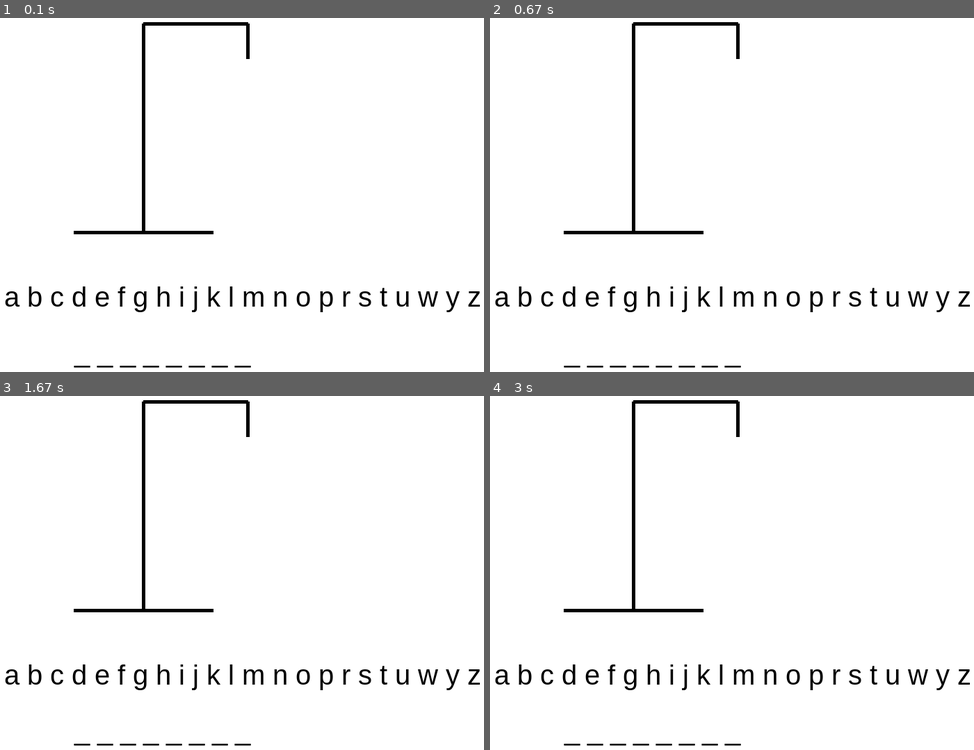
Above: before the commit, frames 1-4 (two rows, left to right).
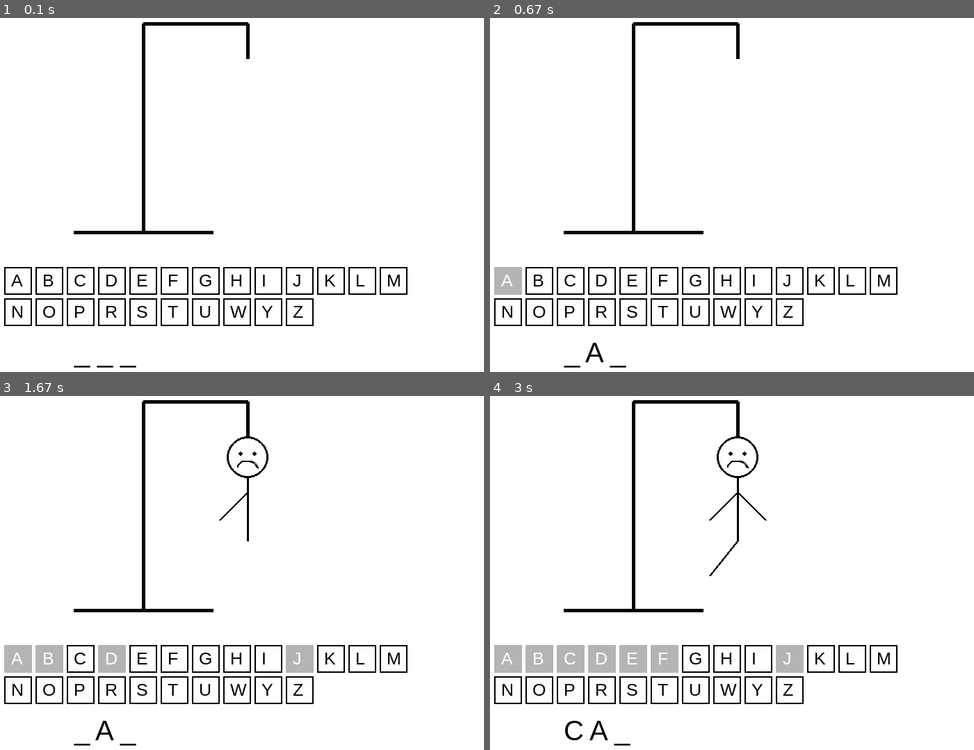
Above: after the commit, the same moments.

Repository: Jakub-Marecki/WisielecGame
Game: pygame game, started from wisielec-pygame.py
Two runs of this game, one before a commit and one after it. Both use one fixed random seed, a clock stepped at 60 frames per second and the inputs below.
Inputs (mouse positions are in pixels of both pictures, inside the frame that each line leads up to):
- Up to frame 1 (0.1 s): no input
- Up to frame 2 (0.67 s): click (509, 279) at 0.38 s, where only the run after the commit has a clickable "A"
- Up to frame 3 (1.67 s): click (300, 668) at 0.72 s; click (48, 657) at 1.05 s, where only the run after the commit has a clickable "B"; click (111, 657) at 1.38 s, where only the run after the commit has a clickable "D"
- Up to frame 4 (3 s): click (635, 657) at 1.72 s, where only the run after the commit has a clickable "E"; click (664, 657) at 2.05 s, where only the run after the commit has a clickable "F"; click (572, 657) at 2.38 s, where only the run after the commit has a clickable "C"

The runs differ from the first frame. In frame 1, 3.9% of the frame differs, in the area x 0-100%, y 70-99%; in frame 2, 4.3%; in frame 3, 5.5%; in frame 4, 6.6%, in the area x 0-100%, y 11-99%.

Commit message:
Zmiana w zgadywaniu liter - zostały dodane przyciski z literami zamiast wpisywania liter z klawiatury

Diff:
--- a/slownik.txt
+++ b/slownik.txt
@@ -1,10 +1,99 @@
-kot
-komputer
-szklanka
-drzewo
-klawiatura
-samochod
-ksiazka
-rower
-zegar
-chleb
+apple
+banana
+orange
+grape
+lemon
+cherry
+strawberry
+peach
+plum
+pear
+kiwi
+mango
+melon
+papaya
+pineapple
+apricot
+blueberry
+raspberry
+coconut
+fig
+date
+car
+truck
+bus
+train
+plane
+boat
+bicycle
+motorcycle
+helicopter
+rocket
+computer
+laptop
+keyboard
+mouse
+screen
+printer
+phone
+tablet
+camera
+watch
+book
+pencil
+pen
+eraser
+paper
+notebook
+marker
+ruler
+scissors
+glue
+chair
+table
+sofa
+bed
+pillow
+blanket
+lamp
+mirror
+door
+window
+house
+garden
+kitchen
+bathroom
+school
+teacher
+student
+classroom
+library
+office
+market
+shop
+restaurant
+hotel
+hospital
+doctor
+nurse
+medicine
+bread
+milk
+cheese
+butter
+egg
+meat
+fish
+chicken
+rice
+pasta
+sugar
+salt
+pepper
+coffee
+tea
+juice
+water
+cake
+cookie
+chocolate
--- a/wisielec-pygame.py
+++ b/wisielec-pygame.py
@@ -14,7 +14,9 @@
 BLACK = (0, 0, 0)
 RED = (200, 0, 0)
 GREEN = (0, 200, 0)
+GRAY = (180, 180, 180)
 FONT = pygame.font.SysFont("arial", 40)
+SMALL_FONT = pygame.font.SysFont("arial", 25)
 
 # --- Lista słów ---
 slownik = []
@@ -22,7 +24,8 @@
     for line in plik:
         clear = line.strip()
         if clear not in slownik:
-            slownik.append(clear)
+            upper_clear = clear.upper()
+            slownik.append(upper_clear)
 
 def losowanie_slowa():
     return random.choice(slownik)
@@ -64,6 +67,25 @@
     if zycia <= 0:
         pygame.draw.line(screen, BLACK, (400, 250), (440, 300), 3)
 
+# --- Przyciski liter ---
+def stworz_alfabet():
+    litery = list("ABCDEFGHIJKLMNOPRSTUWYZ")
+    przyciski = []
+    start_x = 50
+    start_y = 400
+    odstep = 45
+    wiersz = 0
+    kolumna = 0
+
+    for litera in litery:
+        rect = pygame.Rect(start_x + kolumna * odstep, start_y + wiersz * odstep, 40, 40)
+        przyciski.append([litera, rect, True])
+        kolumna += 1
+        if kolumna > 12:
+            kolumna = 0
+            wiersz += 1
+    return przyciski
+
 # --- Szyfrowanie słowa ---
 def szyfrowanie(losowe_slowo):
     return ['_'] * len(losowe_slowo)
@@ -79,23 +101,27 @@
     slowo = losowanie_slowa()
     zaszyfrowane = szyfrowanie(slowo)
     zycia = 6
-    alfabet = list("abcdefghijklmnoprstuwyz")
+    przyciski = stworz_alfabet()
 
     running = True
     while running:
         screen.fill(WHITE)
+
         for event in pygame.event.get():
             if event.type == pygame.QUIT:
                 pygame.quit()
                 sys.exit()
-            elif event.type == pygame.KEYDOWN:
-                litera = event.unicode.lower()
-                if litera in alfabet:
-                    if litera in slowo:
-                        odszyfrowanie_litery(slowo, zaszyfrowane, litera)
-                    else:
-                        zycia -= 1
-                    alfabet.remove(litera)
+            elif event.type == pygame.MOUSEBUTTONDOWN:
+                position = pygame.mouse.get_pos()
+                for btn in przyciski:
+                    litera, rect, aktywna = btn
+                    if aktywna and rect.collidepoint(position):
+                        btn[2] = False
+                        if litera in slowo:
+                            odszyfrowanie_litery(slowo, zaszyfrowane, litera)
+                        else:
+                            zycia -= 1
+
 
         # Rysowanie szubienicy
         rysuj_wisielca(zycia)
@@ -106,9 +132,14 @@
         screen.blit(render_slowo, (150, 500))
 
         # Rysowanie dostępnych liter
-        alfabet_text = " ".join(alfabet)
-        render_alfabet = FONT.render(alfabet_text, True, BLACK)
-        screen.blit(render_alfabet, (50, 420))
+        for litera, rect, aktywna in przyciski:
+            if aktywna:
+                pygame.draw.rect(screen, BLACK, rect, 2)
+                litera_render = SMALL_FONT.render(litera, True, BLACK)
+            else:
+                pygame.draw.rect(screen,GRAY,rect)
+                litera_render = SMALL_FONT.render(litera, True, WHITE)
+            screen.blit(litera_render, (rect.x + 10, rect.y + 5))
 
         # Sprawdzenie warunków gry
         if zycia <= 0:
